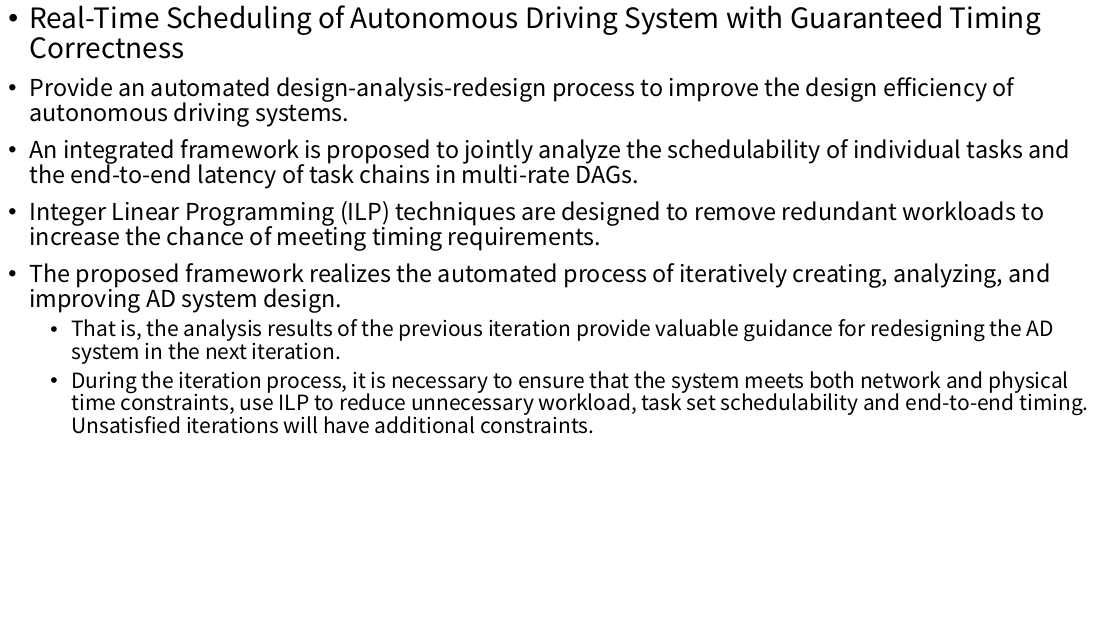
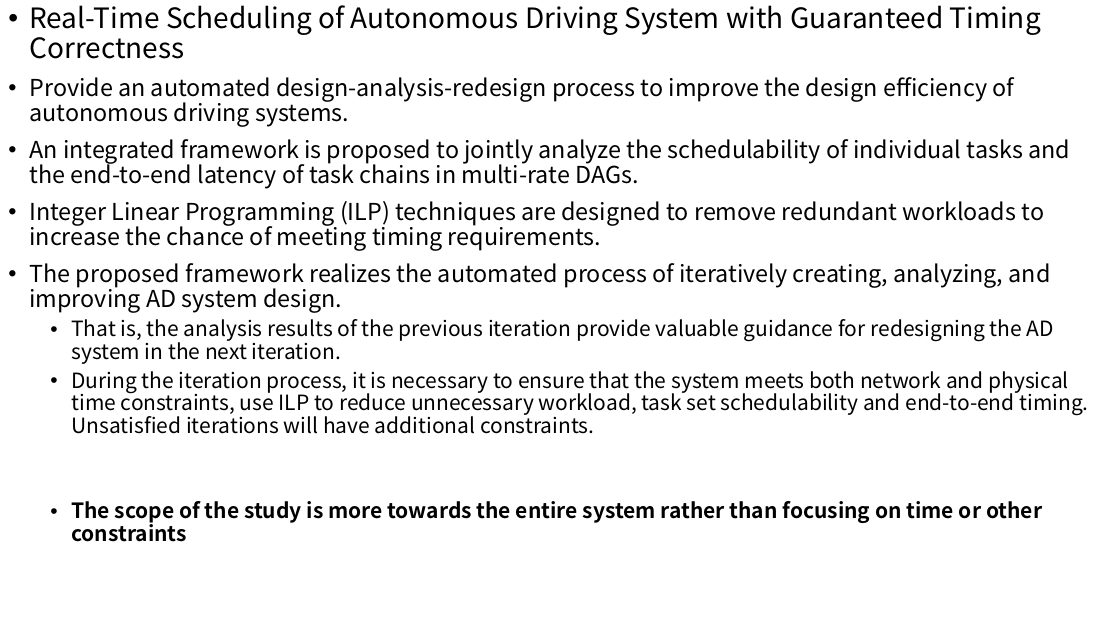
Before and after one commit to wsm6636/note, a slide deck: slide 5 of 06-ppt/discussion/0514.pptx (slide 4 before the commit). Drawn at 1120x630 pixels with LibreOffice and Linux fonts; fonts in the diff are those of the drawing. Boxes give left, top, right and bottom in pixels: in the first picture for what was removed or moved away, otherwise in the second. Text is boxed around its words. In the diff, an @@ line names an element or a change of style, - is before the commit and + after.

```diff
--- a/06-ppt/discussion/0514.pptx
+++ b/06-ppt/discussion/0514.pptx
@@ text at box(71, 501, 1042, 542): paragraph added @@
+  • The scope of the study is more towards the entire system rather than focusing on time or other constraints
```
Also in this commit, not shown: 5 other slides changed, 1 slide added, 5 other files.
